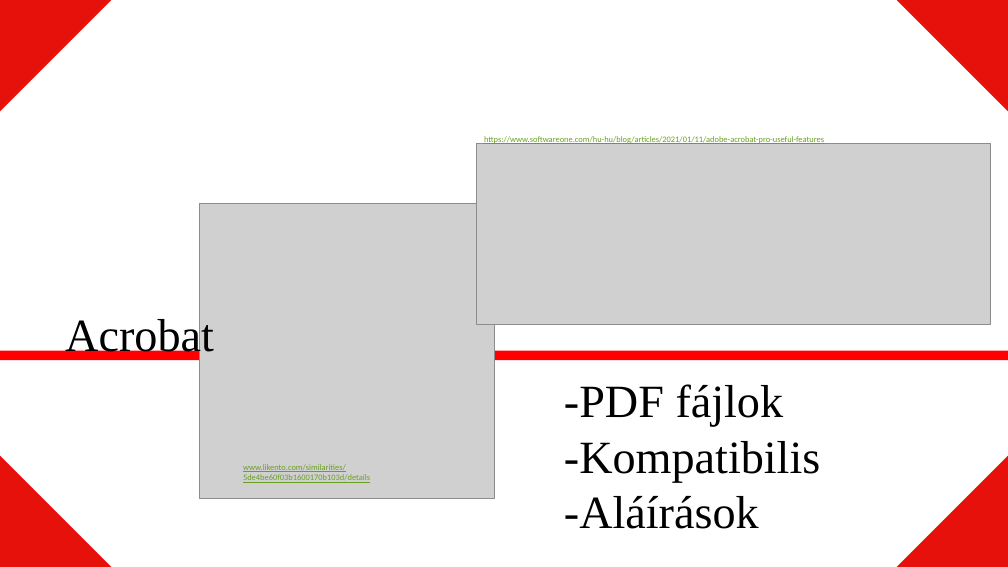
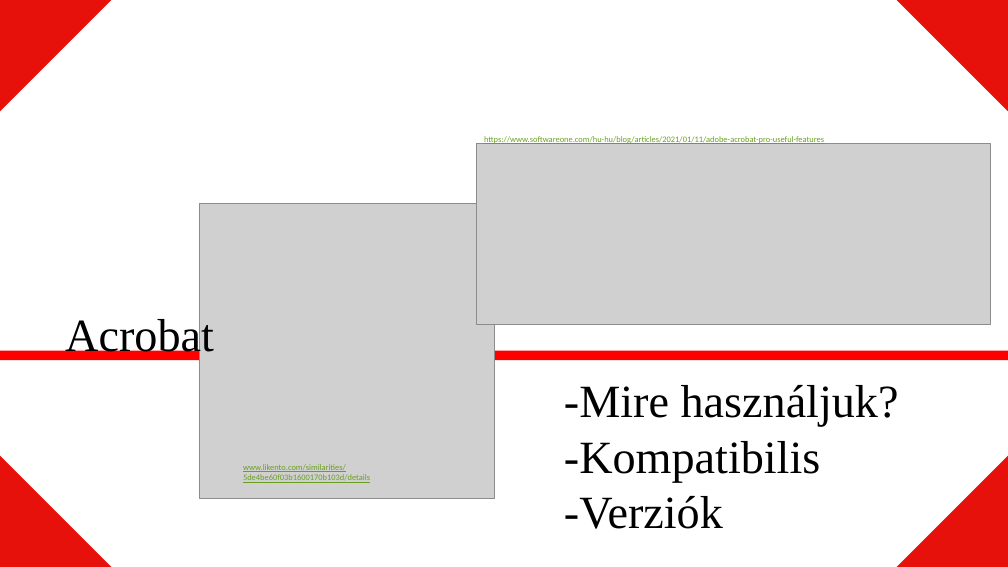
Before and after one commit to tarrgabor/paprika, a slide deck: slide 7 of beadandóTG.pptx. Drawn at 1008x567 pixels with LibreOffice and Linux fonts; fonts in the diff are those of the drawing; grey boxes stand for pictures. Boxes give left, top, right and bottom in pixels: in the first picture for what was removed or moved away, otherwise in the second. Text is boxed around its words. In the diff, an @@ line names an element or a change of style, - is before the commit and + after.

```diff
--- a/beadandóTG.pptx
+++ b/beadandóTG.pptx
@@ text at (x1=564, y1=385, x2=899, y2=529): text changed @@
--PDF fájlok
--Kompatibilis
--Aláírások
+-Mire használjuk?
+-Kompatibilis
+-Verziók
```
Also in this commit, not shown: 7 other slides changed.
